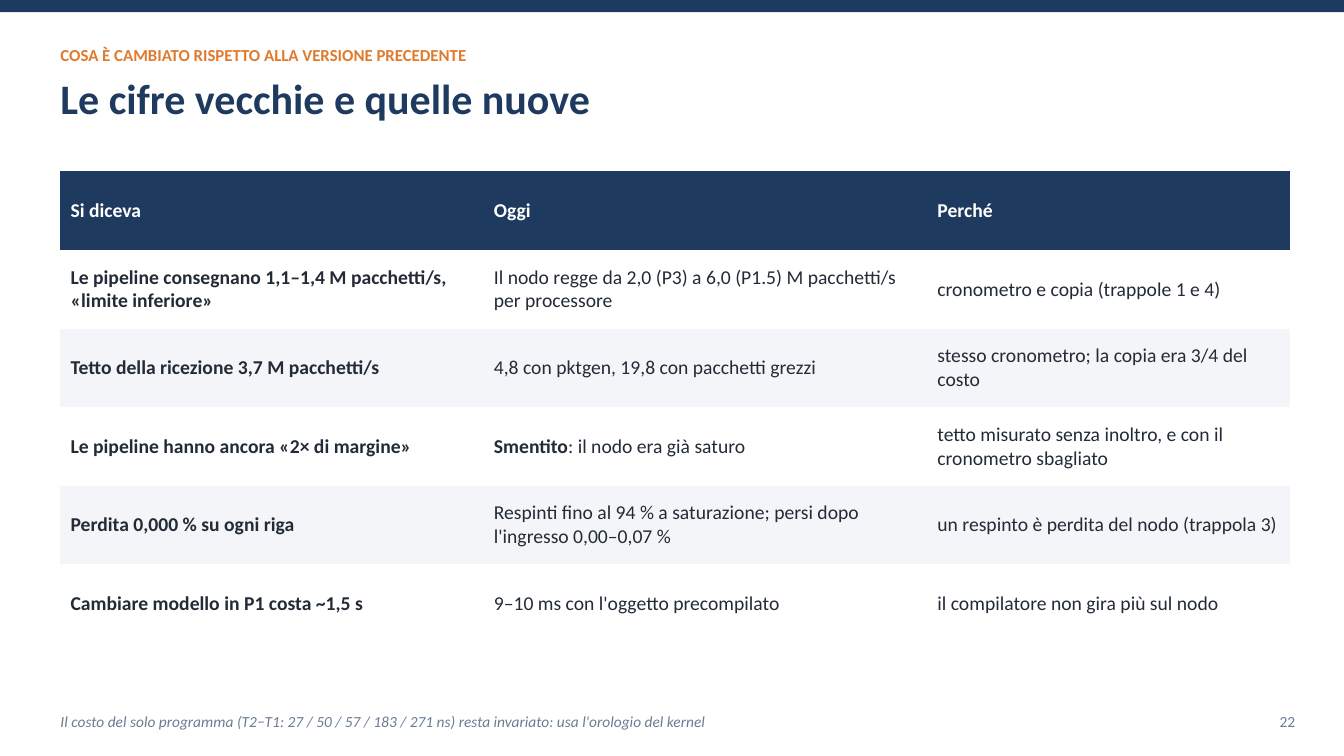
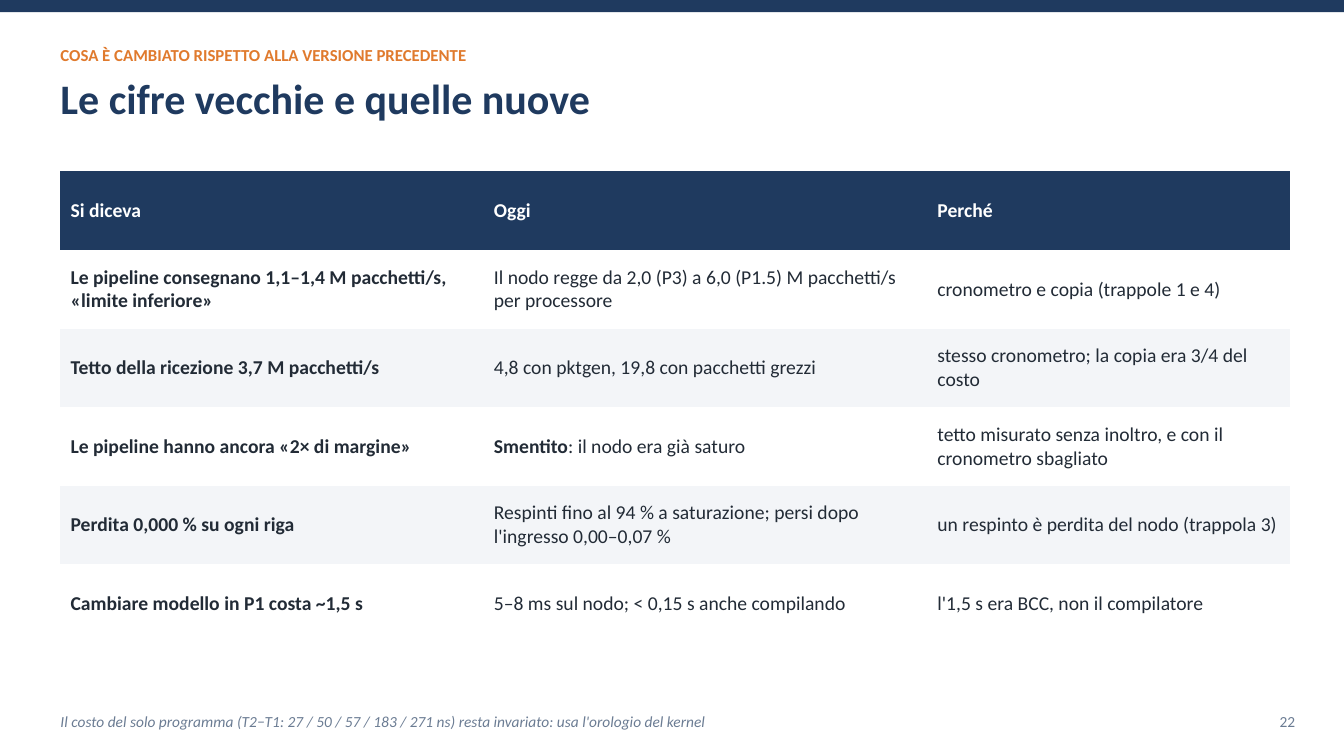
Before and after one commit to ettore-cantile/ipa_lab, a slide deck: slide 22 of docs/Inferenza di una rete neurale nel kernel Linux con eBPF XDP.pptx. Drawn at 1344x756 pixels with LibreOffice and Linux fonts; fonts in the diff are those of the drawing. Boxes give left, top, right and bottom in pixels: in the first picture for what was removed or moved away, otherwise in the second. Text is boxed around its words. In the diff, an @@ line names an element or a change of style, - is before the commit and + after.

```diff
--- a/docs/Inferenza di una rete neurale nel kernel Linux con eBPF XDP.pptx
+++ b/docs/Inferenza di una rete neurale nel kernel Linux con eBPF XDP.pptx
@@ table at box(60, 171, 1291, 643) @@
-row 6, column 2: 9–10 ms con l'oggetto precompilato
+row 6, column 2: 5–8 ms sul nodo; < 0,15 s anche compilando
-row 6, column 3: il compilatore non gira più sul nodo
+row 6, column 3: l'1,5 s era BCC, non il compilatore
```
Also in this commit, not shown: 8 other slides changed, 3 other files.
